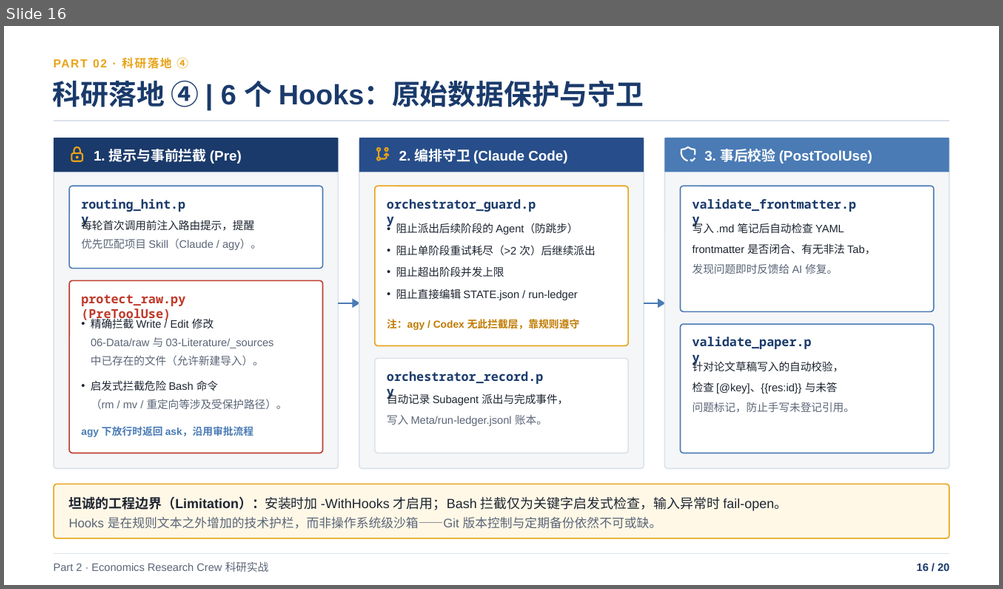
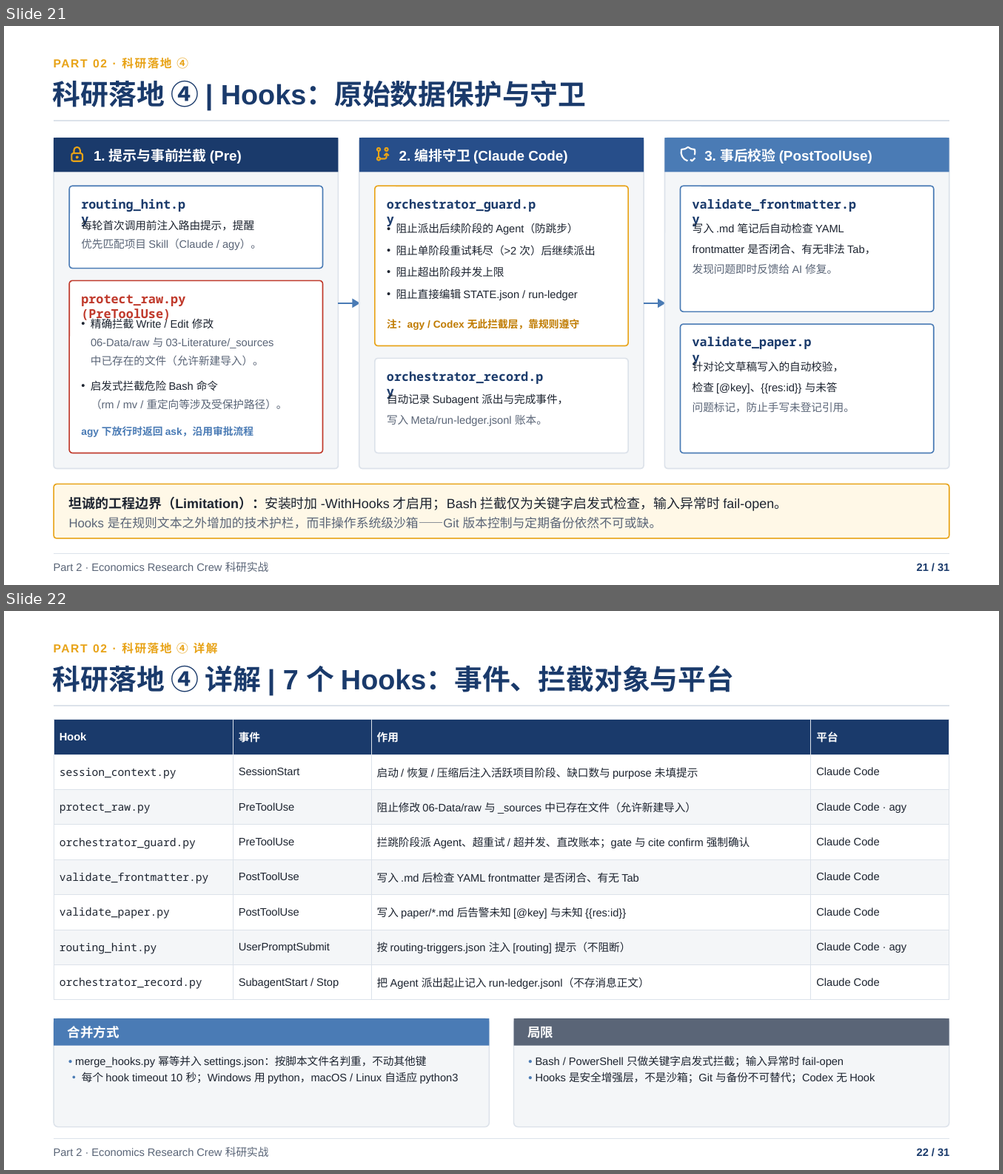
Before and after one commit to shjzzzz/Economics-Research-Crew, a slide deck: Claude_Code_基础与_Economics_Research_Crew_实战.pptx. Shown one above the other, each under a label of ours: slide 16 before the commit, slides 21 and 22 after it. The pictures are 1003x589 and 1003x1174 pixels, drawn with LibreOffice and Linux fonts; fonts in the diff are those of the drawing. Boxes give left, top, right and bottom in pixels: in the first picture for what was removed or moved away, otherwise in the second. Text is boxed around its words. In the diff, an @@ line names an element or a change of style, - is before the commit and + after.

```diff
--- a/Claude_Code_基础与_Economics_Research_Crew_实战.pptx
+++ b/Claude_Code_基础与_Economics_Research_Crew_实战.pptx
@@ slide 22 added at (4,611,999,1170), background #FFFFFF @@
@@ text added at (54,642,218,654), 11.2 pt, text #E8A317, bold @@
+PART 02 · 科研落地 ④ 详解
@@ text added at (53,666,734,692), 27 pt, text #1A3A6B, bold @@
+科研落地 ④ 详解 | 7 个 Hooks：事件、拦截对象与平台
@@ line added from (54, 706) to (949, 706), #DCE2EA 1.13 pt @@
@@ table added at (54,719,948,999), 8 rows, 4 columns @@
+Hook | 事件 | 作用 | 平台
+session_context.py | SessionStart | 启动 / 恢复 / 压缩后注入活跃项目阶段、缺口数与 purpose 未填提示 | Claude Code
+protect_raw.py | PreToolUse | 阻止修改 06-Data/raw 与 _sources 中已存在文件（允许新建导入） | Claude Code · agy
+orchestrator_guard.py | PreToolUse | 拦跳阶段派 Agent、超重试 / 超并发、直改账本；gate 与 cite confirm 强制确认 | Claude Code
+validate_frontmatter.py | PostToolUse | 写入 .md 后检查 YAML frontmatter 是否闭合、有无 Tab | Claude Code
+validate_paper.py | PostToolUse | 写入 paper/*.md 后告警未知 [@key] 与未知 {{res:id}} | Claude Code
+routing_hint.py | UserPromptSubmit | 按 routing-triggers.json 注入 [routing] 提示（不阻断） | Claude Code · agy
+orchestrator_record.py | SubagentStart / Stop | 把 Agent 派出起止记入 run-ledger.jsonl（不存消息正文） | Claude Code
@@ rounded rectangle added at (54,1019,489,1128), fill #F4F6F8, outline #DCE2EA 1 pt @@
@@ rectangle added at (54,1019,489,1046), fill #4A7BB5 @@
@@ text added at (68,1026,119,1039), 12.5 pt, text #FFFFFF, bold @@
+合并方式
@@ rounded rectangle added at (514,1019,949,1128), fill #F4F6F8, outline #DCE2EA 1 pt @@
@@ rectangle added at (514,1019,949,1046), fill #5A6577 @@
@@ text added at (527,1027,553,1039), 12.5 pt, text #FFFFFF, bold @@
+局限
@@ text added at (75,1056,458,1084), 10.5 pt, text #1D2430 @@
+• merge_hooks.py 幂等并入 settings.json：按脚本文件名判重，不动其他键
+• 每个 hook timeout 10 秒；Windows 用 python，macOS / Linux 自适应 python3
@@ text added at (535,1056,874,1083), 10.5 pt, text #1D2430 @@
+• Bash / PowerShell 只做关键字启发式拦截；输入异常时 fail-open
+• Hooks 是安全增强层，不是沙箱；Git 与备份不可替代；Codex 无 Hook
@@ line added from (54, 1139) to (949, 1139), #DCE2EA 0.75 pt @@
@@ text added at (54,1147,268,1157), 10.5 pt, text #5A6577 @@
+Part 2 · Economics Research Crew 科研实战
@@ text added at (916,1148,949,1156), 10.5 pt, text #1A3A6B, bold @@
+22 / 31
@@ what was slide 16 is now slide 21 @@
@@ slide 21 changed as well @@
@@ text at (53,81,586,107): text changed @@
-科研落地 ④ | 6 个 Hooks：原始数据保护与守卫
+科研落地 ④ | Hooks：原始数据保护与守卫
@@ text at (916,563,949,571): text changed @@
-16 / 20
+21 / 31
```
Also in this commit, not shown: 19 other slides changed, 10 other slides added.
